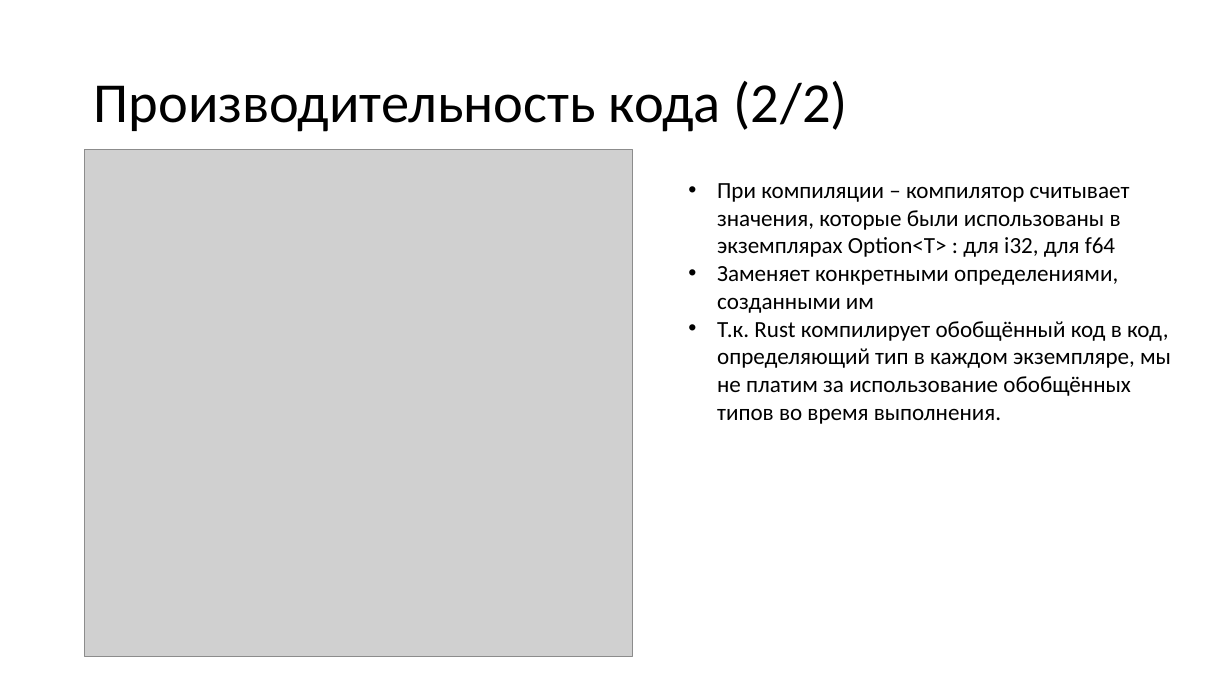
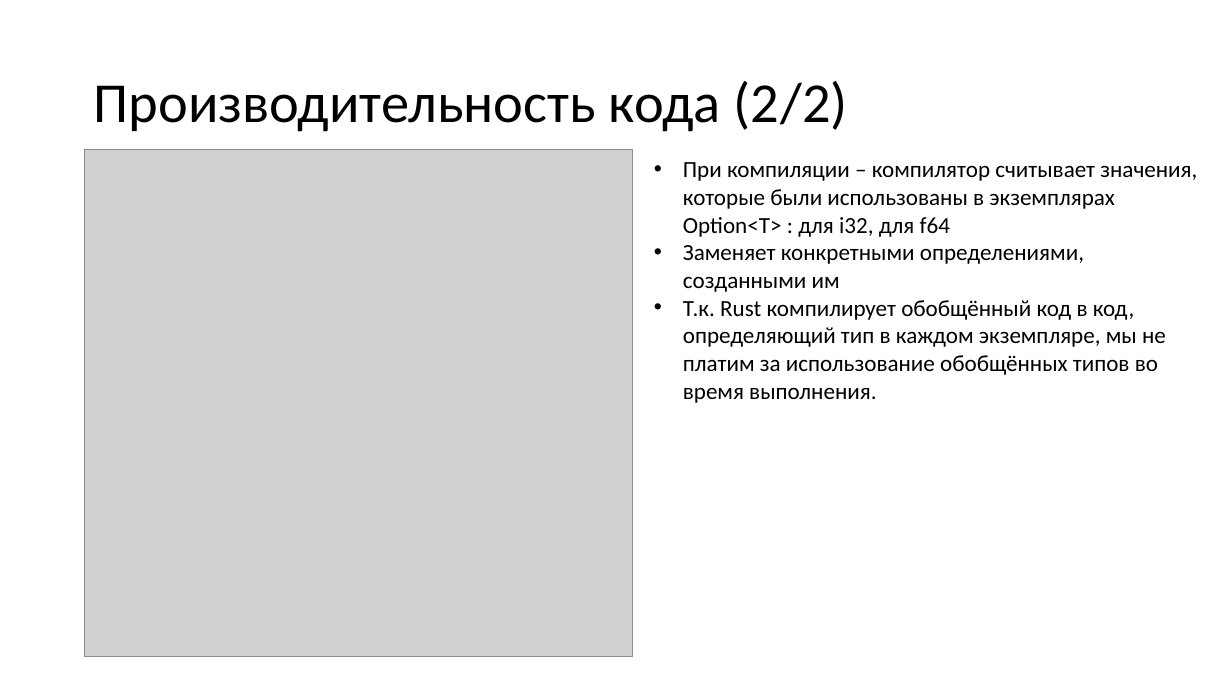
Before and after one commit to Katalien/New-programming-languages, a slide deck: slide 11 of reports/07_general_types/general_types.pptx. Drawn at 1232x693 pixels with LibreOffice and Linux fonts; fonts in the diff are those of the drawing; grey boxes stand for pictures. Boxes give left, top, right and bottom in pixels: in the first picture for what was removed or moved away, otherwise in the second. Text is boxed around its words. In the diff, an @@ line names an element or a change of style, - is before the commit and + after.

```diff
--- a/reports/07_general_types/general_types.pptx
+++ b/reports/07_general_types/general_types.pptx
@@ text "При компиляции – компилятор считывает ..." rewrapped from bbox=[717, 183, 1171, 424] to bbox=[683, 162, 1197, 403] @@
```
Also in this commit, not shown: 1 other slide changed, 6 slides added, 4 other files.
